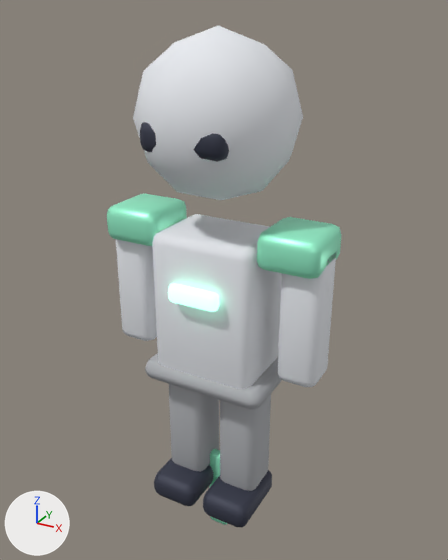
One commit to the glTF model public/assets/models/characters/medic.glb: the scene before it, then after it.
Rendered twice from a 50 mm camera at (1.13, -2.01, 2.09) aimed at (-0.02, 0.07, 1.04). The lights are fixed; the arrows at lower left show +X, +Y and +Z. The older version comes first. Where no turn or scale is listed for an object, it has been applied to the vertices. Vertices at exactly the same position are counted once.

Names of what the first picture shows: 'arm.L', 'arm.R', 'belt', 'boot.L', 'boot.R', 'crest.hood', 'crest.shadow', 'leg.L', 'leg.R', 'shoulder.L', 'shoulder.R', 'torso' and 2 more.
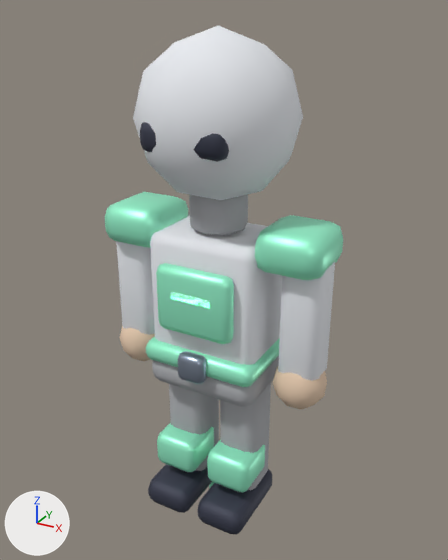
Pixel boxes (x1, y1, x2, y2) of what changed, in the pictures (448 x 560 px):
'chestPanel', added (green): after (156, 263, 234, 344)
'belt', recoloured, moved: before (145, 353, 282, 409); after (146, 337, 280, 387)
'shoulder.R', reshaped: before (257, 217, 341, 279); after (255, 215, 343, 280)
'boot.R', reshaped, moved (7% wider, 16% taller): before (203, 470, 272, 527); after (198, 469, 272, 535)
'boot.L', reshaped, moved: before (154, 458, 213, 506); after (148, 464, 212, 513)
'tunicHem', added: after (152, 356, 279, 406)
'knee.R', added (green): after (207, 439, 265, 492)
'neckGuard', added: after (189, 194, 248, 235)
'knee.L', added (green): after (157, 423, 214, 472)
'glove.R', added (beige): after (273, 367, 327, 410)
'beltBuckle', added: after (178, 351, 207, 384)
'glove.L', added (beige): after (120, 326, 155, 361)

What changed in the scene script:
```text
Change me_cube_066:
    remove me_cube_066.from_pydata(...)  # 56 vertices, 108 faces; spans x -0.275..0.275, y -0.19..0.19, z -0.045..0.045
    remove me_cube_066.materials.append(mat_mat_medic_leather)  # grey #afb1b4
    add me_cube_066.from_pydata(...)  # 56 vertices, 108 faces; spans x -0.248..0.248, y -0.2..0.2, z -0.045..0.045
    edits to the shape of me_cube_066 do not show in these pictures
    add me_cube_066.materials.append(mat_mat_medic_accent)  # green #a0ffd7
Change me_cube_069:
    remove me_cube_069.from_pydata(...)  # 56 vertices, 108 faces; spans x -0.11..0.11, y -0.16..0.16, z -0.06..0.06
    add me_cube_069.from_pydata(...)  # 56 vertices, 108 faces; spans x -0.11..0.11, y -0.19..0.19, z -0.06..0.06
    me_cube_069 part 2: 56 of 56 vertices moved; they spanned x -0.11..0.11, y -0.16..0.16, z -0.06..0.06 and now span x -0.11..0.11, y -0.19..0.19, z -0.06..0.06; mean shift (0.0, 0.0, 0.0)
Change me_cube_070:
    remove me_cube_070.from_pydata(...)  # 56 vertices, 108 faces; spans x -0.11..0.11, y -0.16..0.16, z -0.06..0.06
    add me_cube_070.from_pydata(...)  # 56 vertices, 108 faces; spans x -0.11..0.11, y -0.19..0.19, z -0.06..0.06
    me_cube_070 part 3: 56 of 56 vertices moved; they spanned x -0.11..0.11, y -0.16..0.16, z -0.06..0.06 and now span x -0.11..0.11, y -0.19..0.19, z -0.06..0.06; mean shift (0.0, 0.0, 0.0)
Change me_cube_074:
    remove me_cube_074.from_pydata(...)  # 56 vertices, 108 faces; spans x -0.125..0.125, y -0.135..0.135, z -0.075..0.075
    add me_cube_074.from_pydata(...)  # 56 vertices, 108 faces; spans x -0.135..0.135, y -0.15..0.15, z -0.085..0.085
    me_cube_074 part 1: 56 of 56 vertices moved; they spanned x -0.125..0.125, y -0.135..0.135, z -0.075..0.075 and now span x -0.135..0.135, y -0.15..0.15, z -0.085..0.085; mean shift (0.0, 0.0, 0.0)
Change ob_belt:
    ob_belt.location: (0.0, 0.0, 0.67) -> (0.0, -0.01, 0.78)
Change ob_boot_l:
    ob_boot_l.location: (-0.13, -0.06, 0.08) -> (-0.13, -0.08, 0.08)
Change ob_boot_r:
    ob_boot_r.location: (0.13, -0.06, 0.08) -> (0.13, -0.08, 0.08)
Add ob_knee_r:
    ob_knee_r = bpy.data.objects.new('knee.R', me_cube_104)  # 56 vertices, 108 faces; spans x -0.1..0.1, y -0.11..0.11, z -0.08..0.08; in mat_mat_medic_accent (green #a0ffd7)
    ob_knee_r.location = (0.13, -0.08, 0.27)
Add ob_knee_l:
    ob_knee_l = bpy.data.objects.new('knee.L', me_cube_103)  # 56 vertices, 108 faces; spans x -0.1..0.1, y -0.11..0.11, z -0.08..0.08; in mat_mat_medic_accent (green #a0ffd7)
    ob_knee_l.location = (-0.13, -0.08, 0.27)
Add ob_tunichem:
    ob_tunichem = bpy.data.objects.new('tunicHem', me_cube_096)  # 56 vertices, 108 faces; spans x -0.242..0.242, y -0.19..0.19, z -0.07..0.07; in mat_mat_medic_leather (grey #afb1b4)
    ob_tunichem.location = (0.0, 0.0, 0.69)
Add ob_neckguard:
    ob_neckguard = bpy.data.objects.new('neckGuard', me_cylinder_011)  # 112 vertices, 220 faces; spans x -0.115..0.116, y -0.116..0.116, z -0.08..0.08; in mat_mat_medic_leather (grey #afb1b4)
    ob_neckguard.location = (0.0, 0.0, 1.38)
Add ob_chestpanel:
    ob_chestpanel = bpy.data.objects.new('chestPanel', me_cube_099)  # 56 vertices, 108 faces; spans x -0.166..0.166, y -0.035..0.035, z -0.14..0.14; in mat_mat_medic_accent (green #a0ffd7)
    ob_chestpanel.location = (0.0, -0.19, 1.05)
Add ob_beltbuckle:
    ob_beltbuckle = bpy.data.objects.new('beltBuckle', me_cube_098)  # 56 vertices, 108 faces; spans x -0.06..0.06, y -0.03..0.03, z -0.06..0.06; in mat_mat_medic_metal (grey #9eaabc)
    ob_beltbuckle.location = (0.0, -0.22, 0.78)
Add ob_glove_r:
    ob_glove_r = bpy.data.objects.new('glove.R', me_icosphere_028)  # an icosphere of 80 faces spanning x -0.105..0.105, y -0.11..0.11, z -0.11..0.11; in mat_mat_medic_skin (beige #e5c8ad)
    ob_glove_r.location = (0.38, -0.02, 0.72)
Add ob_glove_l:
    ob_glove_l = bpy.data.objects.new('glove.L', me_icosphere_027)  # an icosphere of 80 faces spanning x -0.105..0.105, y -0.11..0.11, z -0.11..0.11; in mat_mat_medic_skin (beige #e5c8ad)
    ob_glove_l.location = (-0.38, -0.02, 0.72)
```
